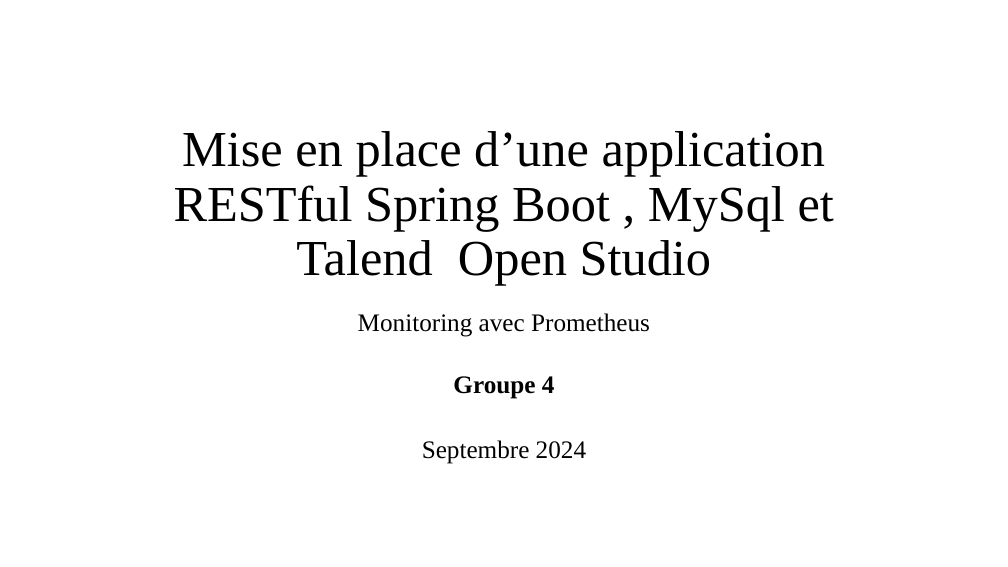
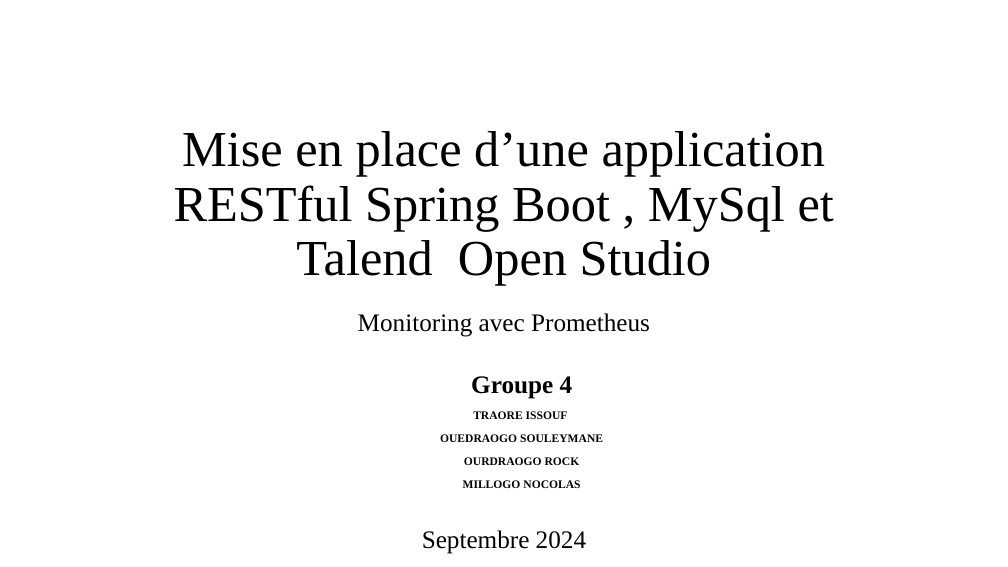
Before and after one commit to Issouftraore/projet-developpement-a-base-de-composant, a slide deck: slide 1 of Mise en place d’une application RESTful Spring Boot.pptx. Drawn at 1008x567 pixels with LibreOffice and Linux fonts; fonts in the diff are those of the drawing. Boxes give left, top, right and bottom in pixels: in the first picture for what was removed or moved away, otherwise in the second. Text is boxed around its words. In the diff, an @@ line names an element or a change of style, - is before the commit and + after.

```diff
--- a/Mise en place d’une application RESTful Spring Boot.pptx
+++ b/Mise en place d’une application RESTful Spring Boot.pptx
@@ text at box(440, 411, 603, 488): paragraphs added @@
+TRAORE ISSOUF
+OUEDRAOGO SOULEYMANE
+OURDRAOGO ROCK
+MILLOGO NOCOLAS
@@ text "Septembre 2024": place and size @@
-text "Septembre 2024" at box(422, 440, 586, 464)
+text "Septembre 2024" at box(422, 530, 586, 554)
```
Also in this commit, not shown: 12 other files.
